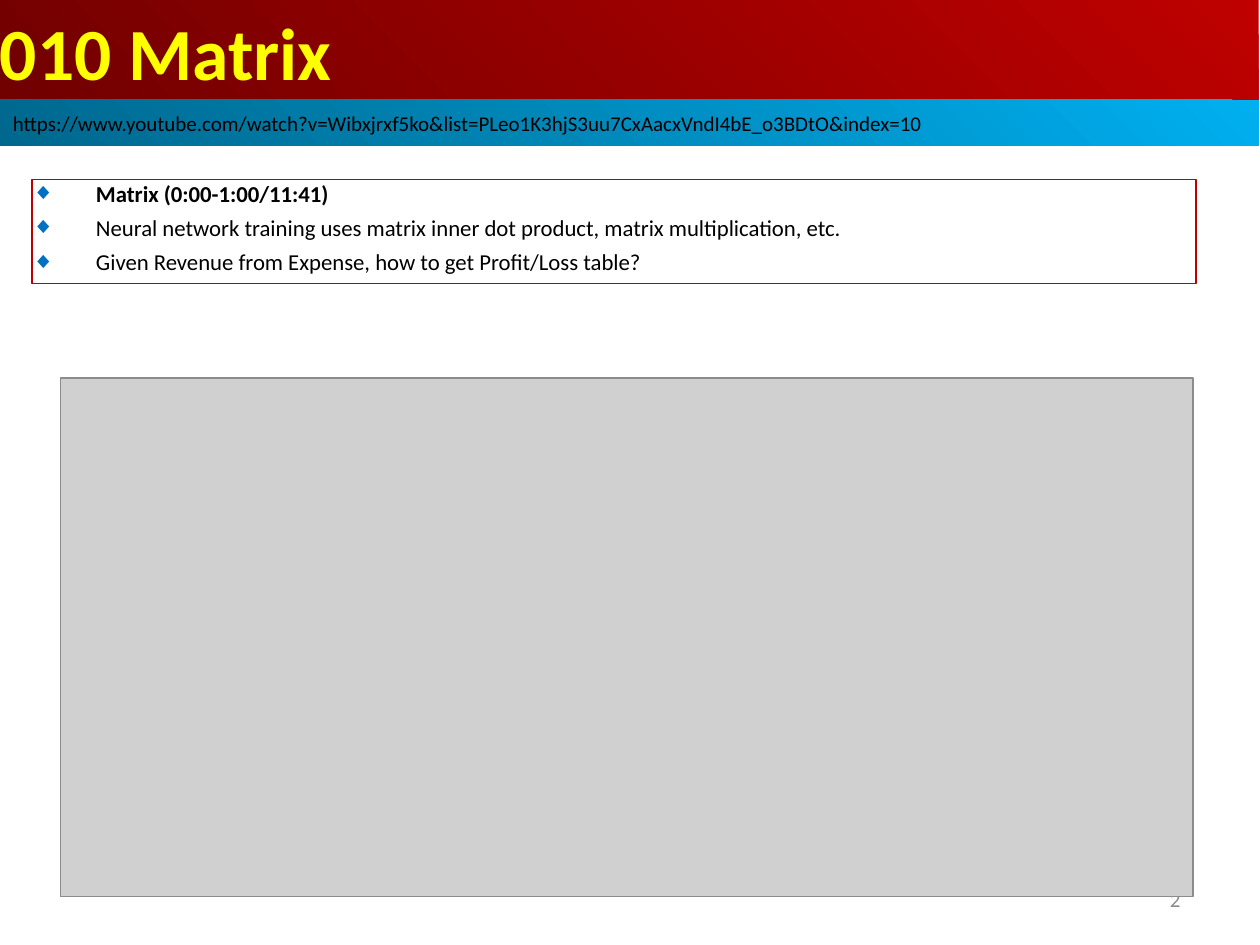
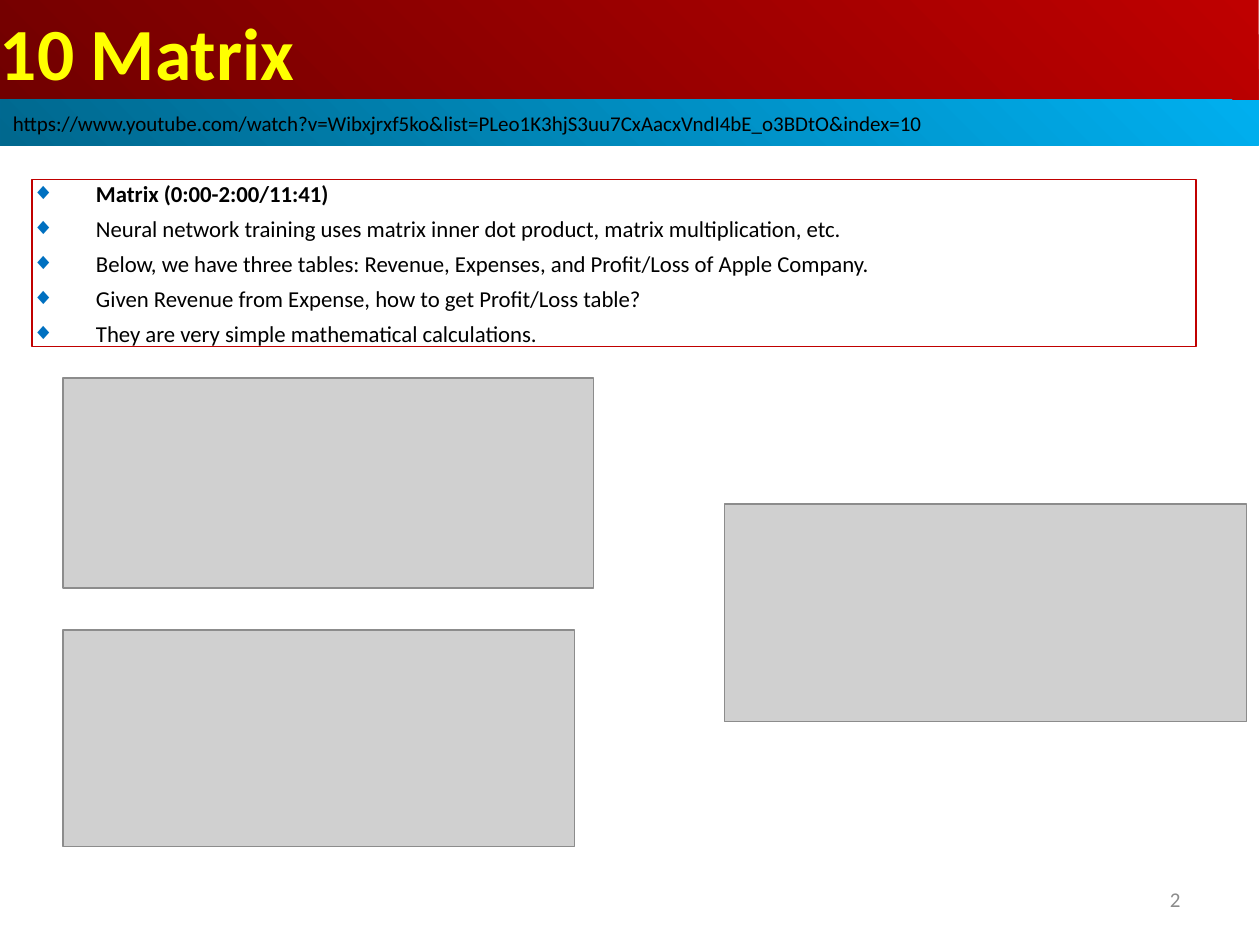
Before and after one commit to peterhchen/AIU_CS512_DL, a slide deck: slide 2 of 000_Lecture_Project/week02/01_Lecture/10_Matrix.ppt. Drawn at 1260x945 pixels with LibreOffice and Linux fonts; fonts in the diff are those of the drawing; grey boxes stand for pictures. Boxes give left, top, right and bottom in pixels: in the first picture for what was removed or moved away, otherwise in the second. Text is boxed around its words. In the diff, an @@ line names an element or a change of style, - is before the commit and + after.

```diff
--- a/000_Lecture_Project/week02/01_Lecture/10_Matrix.ppt
+++ b/000_Lecture_Project/week02/01_Lecture/10_Matrix.ppt
@@ text in rectangle at <box>0,28,294,81</box>: text changed @@
-010 Matrix
+10 Matrix
@@ rectangle "Matrix (0:00-2:00/11:41)": place and size @@
-rectangle "Matrix (0:00-2:00/11:41)" at <box>32,179,1196,282</box>
+rectangle "Matrix (0:00-2:00/11:41)" at <box>32,179,1196,346</box>
@@ text in rectangle at <box>96,185,329,206</box>: text changed @@
-◆ Matrix (0:00-1:00/11:41)
+◆ Matrix (0:00-2:00/11:41)
@@ text in rectangle at <box>96,256,868,276</box>: paragraph added @@
+◆ Below, we have three tables: Revenue, Expenses, and Profit/Loss of Apple Company.
@@ text in rectangle at <box>96,326,537,347</box>: paragraph added @@
+◆ They are very simple mathematical calculations.
@@ picture: place and size @@
-picture at <box>60,378,1193,896</box>
+picture at <box>63,378,593,588</box>
@@ picture added at <box>724,504,1247,722</box> @@
@@ picture added at <box>63,630,575,847</box> @@
```
Also in this commit, not shown: 11 other slides changed.
